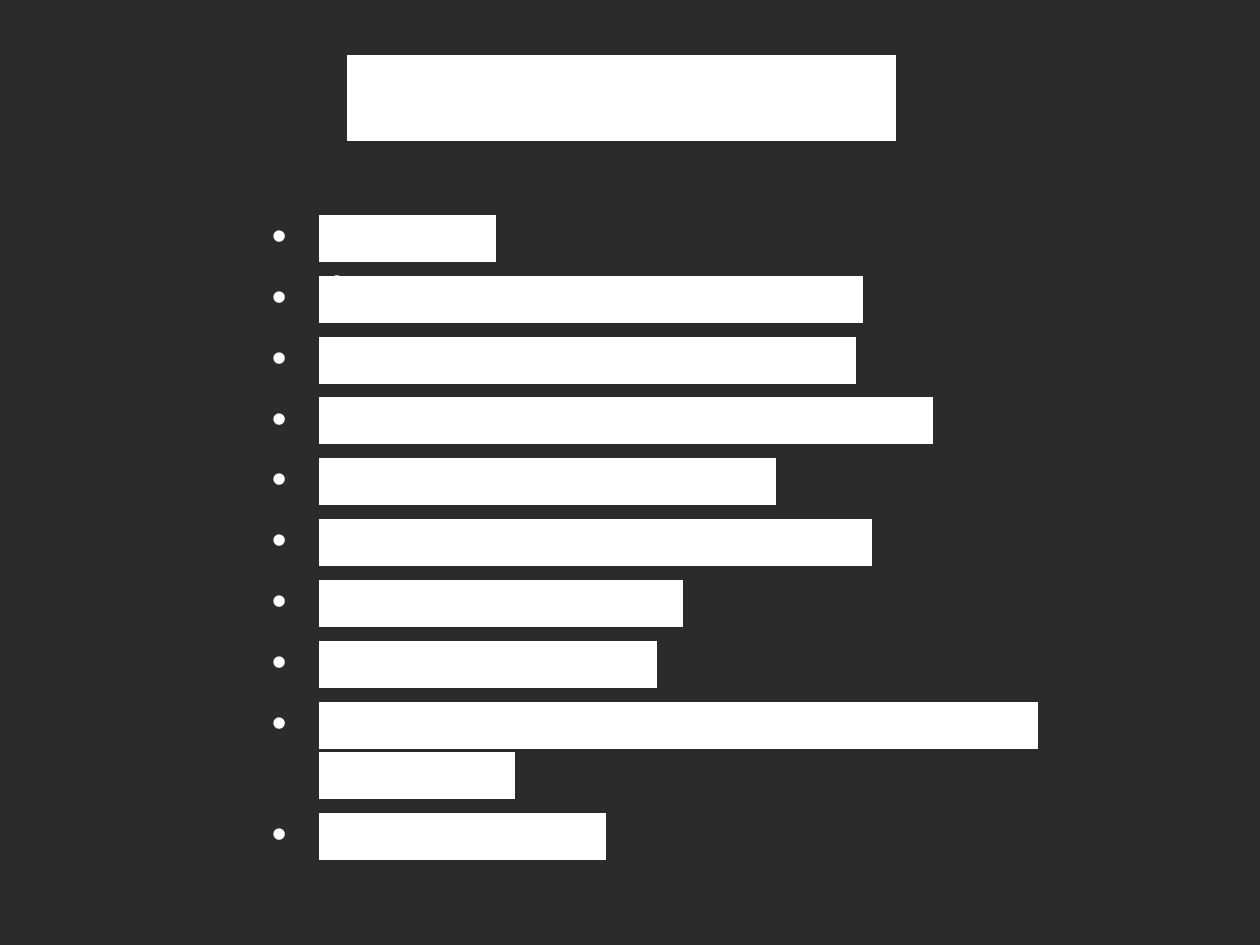
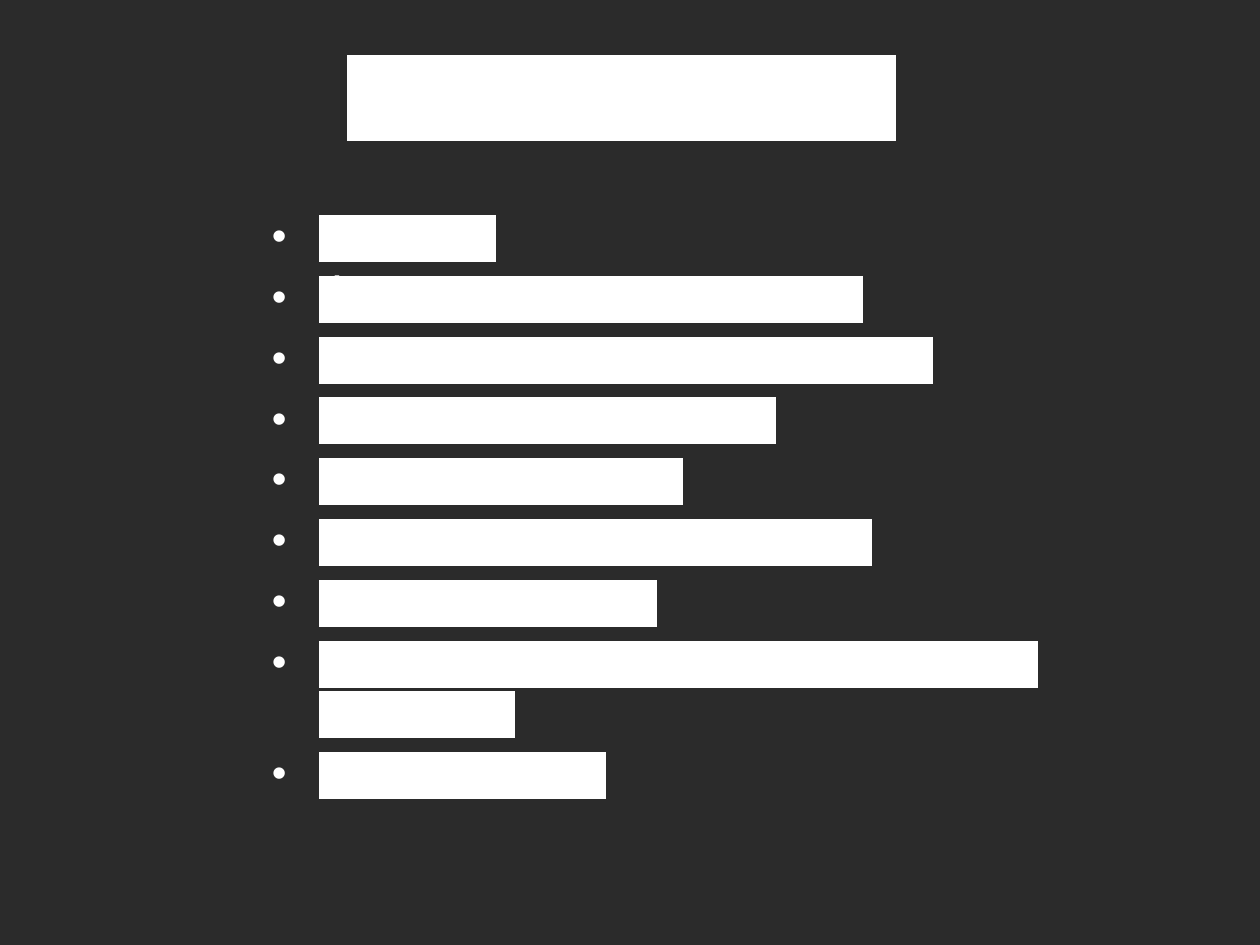
Before and after one commit to vilgefortz/fcl, a slide deck: slide 2 of doc/seminarium/prezentacja_seminarium.odp. Drawn at 1260x945 pixels with LibreOffice and Linux fonts; fonts in the diff are those of the drawing; background and template pictures are left out; a plain dark background stands for a picture behind light text. Boxes give left, top, right and bottom in pixels: in the first picture for what was removed or moved away, otherwise in the second. Text is boxed around its words. In the diff, an @@ line names an element or a change of style, - is before the commit and + after.

```diff
--- a/doc/seminarium/prezentacja_seminarium.odp
+++ b/doc/seminarium/prezentacja_seminarium.odp
@@ text at (x1=319, y1=337, x2=856, y2=384): paragraph removed @@
-• Zastosowania logiki rozmytej
@@ text at (x1=319, y1=458, x2=683, y2=505): paragraph added @@
+• Przykład SR w FCL
@@ text at (x1=319, y1=580, x2=683, y2=627): paragraph removed @@
-• Przykład SR w FCL
```
Also in this commit, not shown: 12 other slides changed, 3 slides added, 3 slides removed, 5 other files.
